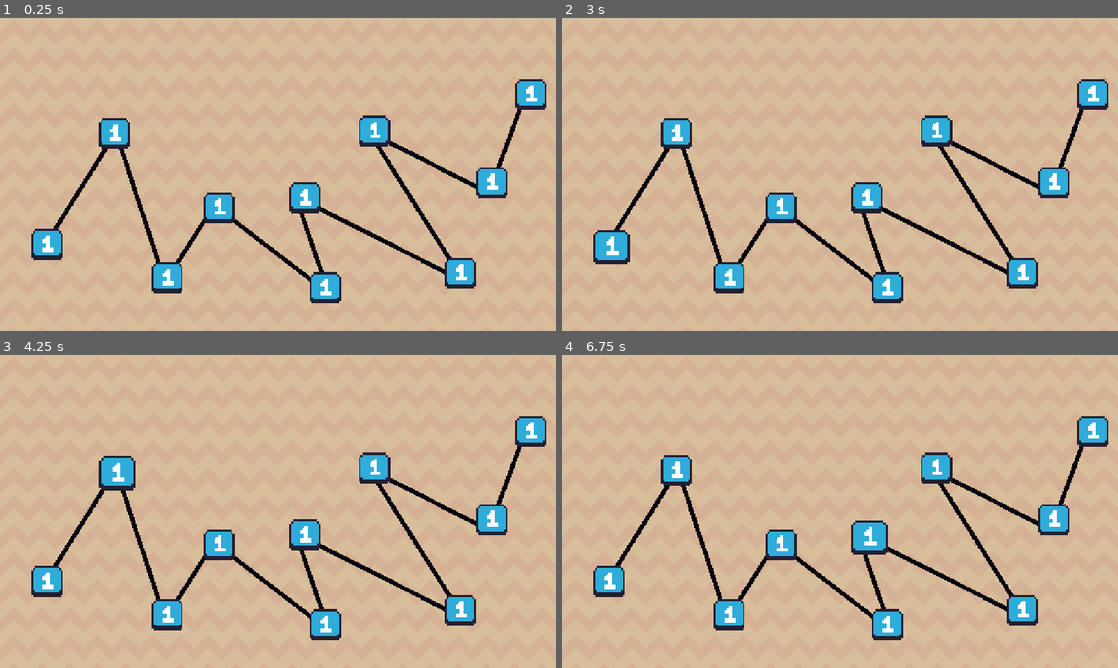
Above: before the commit, frames 1-4 (two rows, left to right).
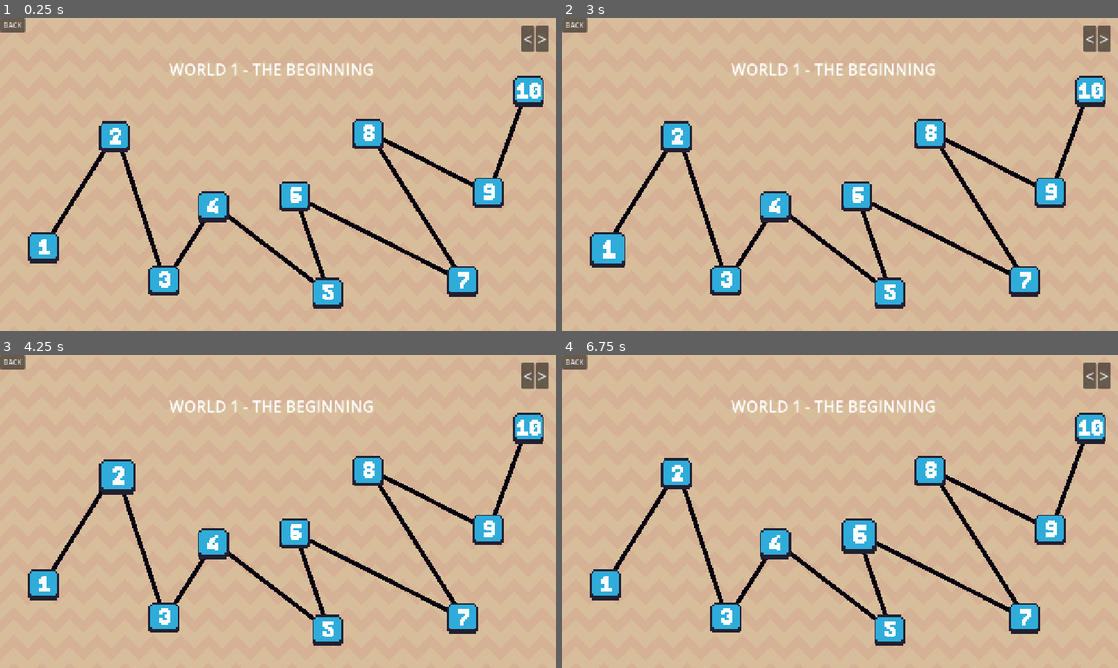
Above: after the commit, the same moments.

Repository: RaphelReji/LarpRun
Game: Godot game, scene res://Scenes/level_select.tscn
Two runs of this game, one before a commit and one after it. Both use one fixed random seed, a clock stepped at 60 frames per second and the inputs below. This scene is started directly instead of the project's main scene.
Inputs (mouse positions are in pixels of both pictures, inside the frame that each line leads up to; where the layout moved, square brackets give the same spot in the first picture):
- Up to frame 1 (0.25 s): no input
- Up to frame 2 (3 s): click (573, 24) at 0.5 s, where only the run after the commit has a clickable "BACK"; click (1090, 39) at 1.25 s, where only the run after the commit has a clickable "<"; click (1106, 39) at 2 s, where only the run after the commit has a clickable ">"; click (606, 246) [606, 243] at 2.75 s
- Up to frame 3 (4.25 s): click (116, 473) [116, 470] at 3.5 s
- Up to frame 4 (6.75 s): click (723, 617) [728, 614] at 4.25 s; click (773, 542) [778, 545] at 5 s; click (890, 630) [890, 624] at 5.75 s; click (856, 533) [867, 536] at 6.5 s

The runs differ from the first frame. In frame 1, 5.9% of the frame differs, in the area x 0-99%, y 0-93%; in frame 2, 5.9%; in frame 3, 5.9%; in frame 4, 6.0%.

Commit message:
added more btns on the level select menu

Diff:
--- a/larp-run/Scenes/level_select.tscn
+++ b/larp-run/Scenes/level_select.tscn
@@ -3,6 +3,15 @@
 [ext_resource type="Texture2D" uid="uid://lh2m7iophjpo" path="res://Assets/Background/Brown.png" id="1_1fiak"]
 [ext_resource type="Texture2D" uid="uid://ckracc2aabhaf" path="res://Assets/Menu/Levels/01.png" id="2_nkys2"]
 [ext_resource type="Script" uid="uid://dai0vtjoc0lfv" path="res://Scenes/level_1_btn.gd" id="3_72w8f"]
+[ext_resource type="Texture2D" uid="uid://c3tklax1kj1wu" path="res://Assets/Menu/Levels/02.png" id="3_lx4vd"]
+[ext_resource type="Texture2D" uid="uid://bbavjd42068nn" path="res://Assets/Menu/Levels/03.png" id="4_2sqnl"]
+[ext_resource type="Texture2D" uid="uid://dcreik31a77vl" path="res://Assets/Menu/Levels/04.png" id="6_npf18"]
+[ext_resource type="Texture2D" uid="uid://ds8le5wakep7c" path="res://Assets/Menu/Levels/05.png" id="7_bpfon"]
+[ext_resource type="Texture2D" uid="uid://04ij0yvsq0mi" path="res://Assets/Menu/Levels/06.png" id="8_07bvh"]
+[ext_resource type="Texture2D" uid="uid://bx0g16mkskpmf" path="res://Assets/Menu/Levels/07.png" id="9_ciagn"]
+[ext_resource type="Texture2D" uid="uid://c8gk88j7rd616" path="res://Assets/Menu/Levels/08.png" id="10_yx562"]
+[ext_resource type="Texture2D" uid="uid://bsutvmw7biorq" path="res://Assets/Menu/Levels/09.png" id="11_wn3si"]
+[ext_resource type="Texture2D" uid="uid://cy2niwo3o8nr4" path="res://Assets/Menu/Levels/10.png" id="12_r2u0r"]
 
 [node name="LevelSelect" type="Control" unique_id=884549214]
 layout_mode = 3
@@ -42,10 +51,10 @@
 [node name="LevelBtn1" type="TextureButton" parent="MapPath/LevelButtons" unique_id=30335650]
 texture_filter = 1
 layout_mode = 0
-offset_left = 68.0
-offset_top = 481.0
-offset_right = 148.0
-offset_bottom = 561.0
+offset_left = 60.0
+offset_top = 488.0
+offset_right = 140.0
+offset_bottom = 568.0
 texture_normal = ExtResource("2_nkys2")
 stretch_mode = 0
 script = ExtResource("3_72w8f")
@@ -54,97 +63,134 @@
 texture_filter = 1
 layout_mode = 0
 offset_left = 224.0
-offset_top = 226.0
+offset_top = 234.0
 offset_right = 304.0
-offset_bottom = 306.0
-texture_normal = ExtResource("2_nkys2")
+offset_bottom = 314.0
+texture_normal = ExtResource("3_lx4vd")
 stretch_mode = 0
 script = ExtResource("3_72w8f")
 
 [node name="LevelBtn3" type="TextureButton" parent="MapPath/LevelButtons" unique_id=893883820]
 texture_filter = 1
 layout_mode = 0
-offset_left = 345.0
-offset_top = 558.0
-offset_right = 425.0
-offset_bottom = 638.0
-texture_normal = ExtResource("2_nkys2")
+offset_left = 337.0
+offset_top = 564.0
+offset_right = 417.0
+offset_bottom = 644.0
+texture_normal = ExtResource("4_2sqnl")
 stretch_mode = 0
 script = ExtResource("3_72w8f")
 
 [node name="LevelBtn4" type="TextureButton" parent="MapPath/LevelButtons" unique_id=506989435]
 texture_filter = 1
 layout_mode = 0
-offset_left = 464.0
-offset_top = 396.0
-offset_right = 544.0
-offset_bottom = 476.0
-texture_normal = ExtResource("2_nkys2")
+offset_left = 451.0
+offset_top = 394.0
+offset_right = 531.0
+offset_bottom = 474.0
+texture_normal = ExtResource("6_npf18")
 stretch_mode = 0
 script = ExtResource("3_72w8f")
 
 [node name="LevelBtn5" type="TextureButton" parent="MapPath/LevelButtons" unique_id=1845533137]
 texture_filter = 1
 layout_mode = 0
-offset_left = 709.0
-offset_top = 581.0
-offset_right = 789.0
-offset_bottom = 661.0
-texture_normal = ExtResource("2_nkys2")
+offset_left = 714.0
+offset_top = 593.0
+offset_right = 794.0
+offset_bottom = 673.0
+texture_normal = ExtResource("7_bpfon")
 stretch_mode = 0
 script = ExtResource("3_72w8f")
 
 [node name="LevelBtn6" type="TextureButton" parent="MapPath/LevelButtons" unique_id=1046949596]
 texture_filter = 1
 layout_mode = 0
-offset_left = 662.0
-offset_top = 374.0
-offset_right = 742.0
-offset_bottom = 454.0
-texture_normal = ExtResource("2_nkys2")
+offset_left = 638.0
+offset_top = 370.0
+offset_right = 718.0
+offset_bottom = 450.0
+texture_normal = ExtResource("8_07bvh")
 stretch_mode = 0
 script = ExtResource("3_72w8f")
 
 [node name="LevelBtn7" type="TextureButton" parent="MapPath/LevelButtons" unique_id=1077902149]
 texture_filter = 1
 layout_mode = 0
-offset_left = 1020.0
-offset_top = 547.0
-offset_right = 1100.0
-offset_bottom = 627.0
-texture_normal = ExtResource("2_nkys2")
+offset_left = 1025.0
+offset_top = 566.0
+offset_right = 1105.0
+offset_bottom = 646.0
+texture_normal = ExtResource("9_ciagn")
 stretch_mode = 0
 script = ExtResource("3_72w8f")
 
 [node name="LevelBtn8" type="TextureButton" parent="MapPath/LevelButtons" unique_id=1216844434]
 texture_filter = 1
 layout_mode = 0
-offset_left = 822.0
-offset_top = 220.0
-offset_right = 902.0
-offset_bottom = 300.0
-texture_normal = ExtResource("2_nkys2")
+offset_left = 807.0
+offset_top = 227.0
+offset_right = 887.0
+offset_bottom = 307.0
+texture_normal = ExtResource("10_yx562")
 stretch_mode = 0
 script = ExtResource("3_72w8f")
 
 [node name="LevelBtn9" type="TextureButton" parent="MapPath/LevelButtons" unique_id=63773460]
 texture_filter = 1
 layout_mode = 0
-offset_left = 1092.0
-offset_top = 339.0
-offset_right = 1172.0
-offset_bottom = 419.0
-texture_normal = ExtResource("2_nkys2")
+offset_left = 1084.0
+offset_top = 362.0
+offset_right = 1164.0
+offset_bottom = 442.0
+texture_normal = ExtResource("11_wn3si")
 stretch_mode = 0
 script = ExtResource("3_72w8f")
 
 [node name="LevelBtn10" type="TextureButton" parent="MapPath/LevelButtons" unique_id=1266326670]
 texture_filter = 1
 layout_mode = 0
-offset_left = 1182.0
-offset_top = 136.0
-offset_right = 1262.0
-offset_bottom = 216.0
-texture_normal = ExtResource("2_nkys2")
+offset_left = 1177.0
+offset_top = 129.0
+offset_right = 1257.0
+offset_bottom = 209.0
+texture_normal = ExtResource("12_r2u0r")
 stretch_mode = 0
 script = ExtResource("3_72w8f")
+
+[node name="WorldTitle" type="Label" parent="." unique_id=1620728069]
+layout_mode = 0
+offset_left = 390.0
+offset_top = 93.0
+offset_right = 861.0
+offset_bottom = 143.0
+theme_override_font_sizes/font_size = 36
+text = "WORLD 1 - THE BEGINNING"
+
+[node name="BackBtn" type="Button" parent="." unique_id=1865308297]
+layout_mode = 1
+offset_right = 58.0
+offset_bottom = 33.0
+text = "BACK"
+
+[node name="HBoxContainer" type="HBoxContainer" parent="." unique_id=1578142954]
+layout_mode = 1
+anchors_preset = 1
+anchor_left = 1.0
+anchor_right = 1.0
+offset_left = -79.0
+offset_top = 18.0
+offset_right = -17.0
+offset_bottom = 78.0
+grow_horizontal = 0
+alignment = 1
+
+[node name="PreviousWorldBtn" type="Button" parent="HBoxContainer" unique_id=509186980]
+layout_mode = 2
+theme_override_font_sizes/font_size = 36
+text = "<"
+
+[node name="NextWorldBtn" type="Button" parent="HBoxContainer" unique_id=809093125]
+layout_mode = 2
+theme_override_font_sizes/font_size = 36
+text = ">"
